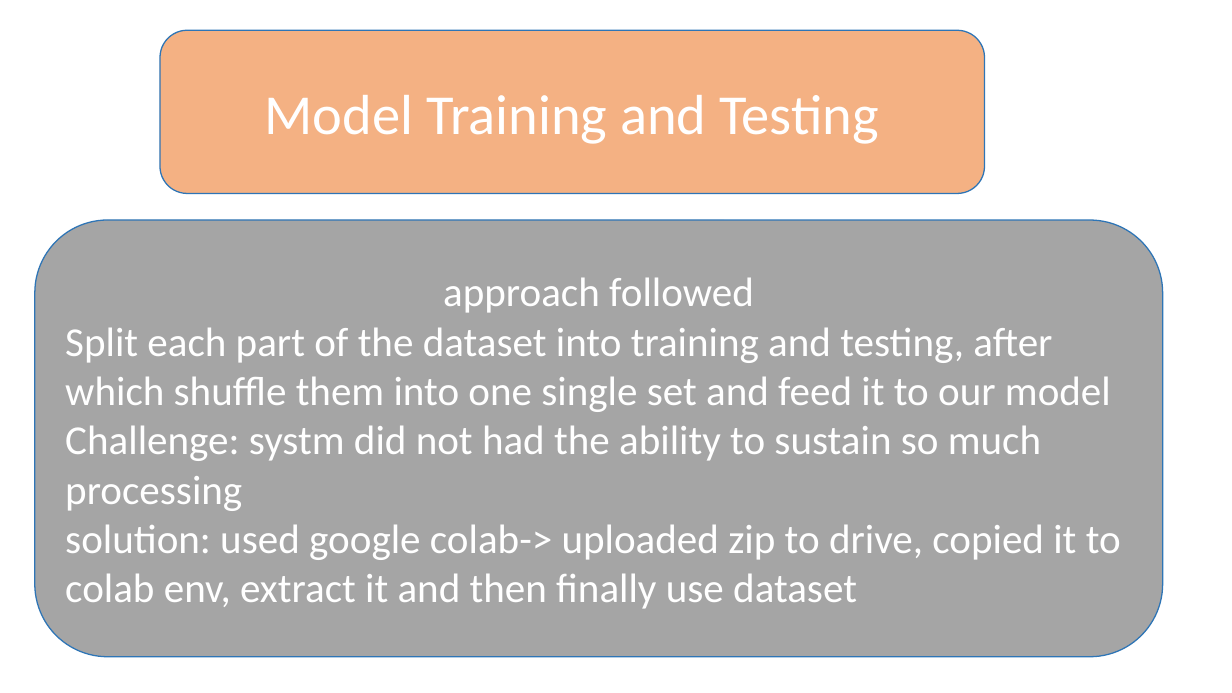
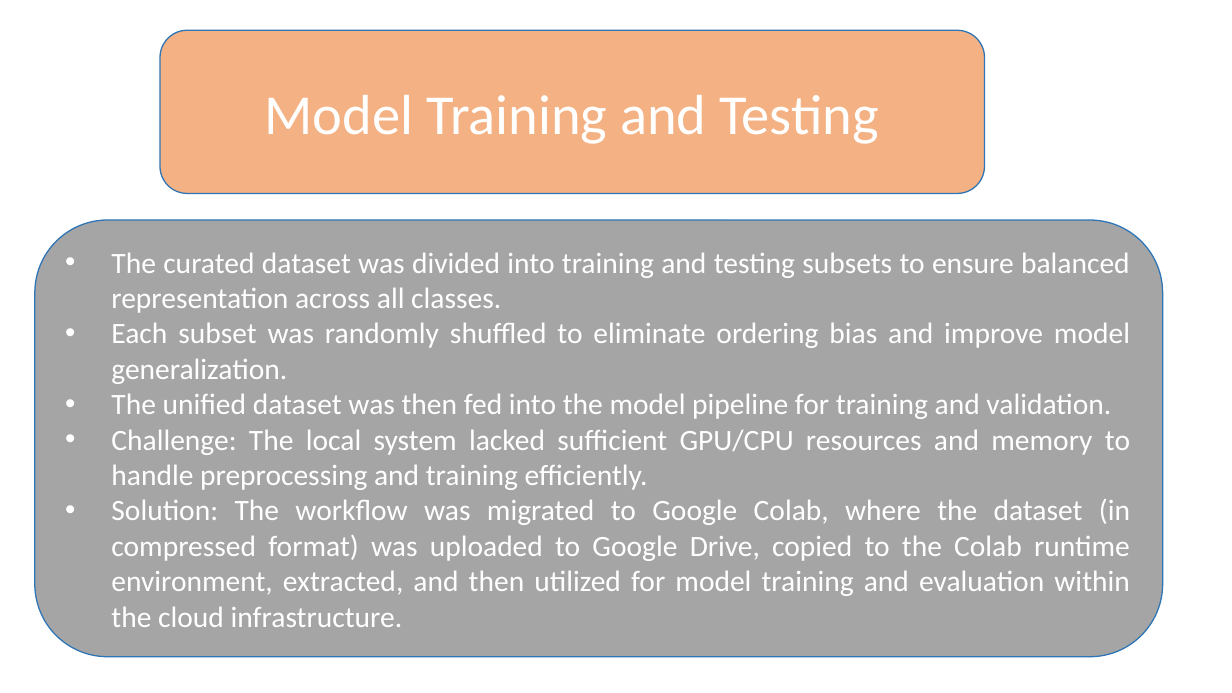
Before and after one commit to SpringBoardMentor0781j/Dermal_Scan_Project_2025, a slide deck: slide 6 of docs/Presentation1.pptx (slide 7 before the commit). Drawn at 1232x693 pixels with LibreOffice and Linux fonts; fonts in the diff are those of the drawing; background and template pictures are left out. Boxes give left, top, right and bottom in pixels: in the first picture for what was removed or moved away, otherwise in the second. Text is boxed around its words. In the diff, an @@ line names an element or a change of style, - is before the commit and + after.

```diff
--- a/docs/Presentation1.pptx
+++ b/docs/Presentation1.pptx
@@ text in rounded rectangle at [111,252,1130,627]: text changed; size 32 to 23 pt @@
-approach followed
-Split each part of the dataset into training and testing, after which shuffle them into one single set and feed it to our model
-Challenge: systm did not had the ability to sustain so much processing
-solution: used google colab-> uploaded zip to drive, copied it to colab env, extract it and then finally use dataset
+• The curated dataset was divided into training and testing subsets to ensure balanced representation across all classes.
+• Each subset was randomly shuffled to eliminate ordering bias and improve model generalization.
+• The unified dataset was then fed into the model pipeline for training and validation.
+• Challenge: The local system lacked sufficient GPU/CPU resources and memory to handle preprocessing and training efficiently.
+• Solution: The workflow was migrated to Google Colab, where the dataset (in compressed format) was uploaded to Google Drive, copied to the Colab runtime environment, extracted, and then utilized for model training and evaluation within the cloud infrastructure.
```
Also in this commit, not shown: 9 other slides changed, 4 slides added, 4 other files.
